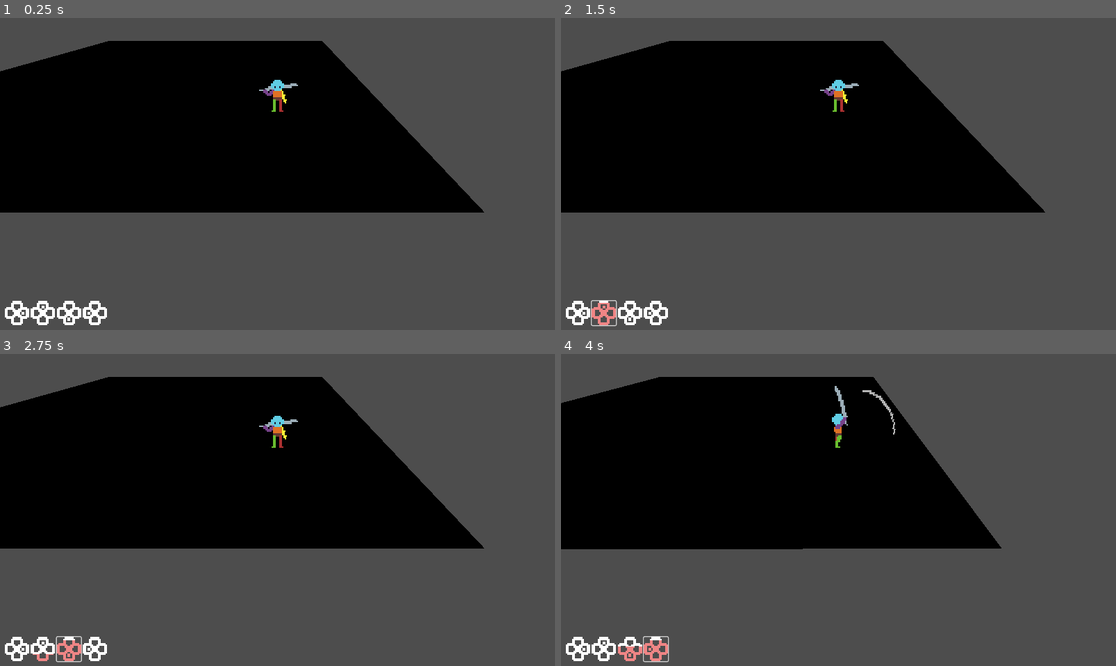
Above: before the commit, frames 1-4 (two rows, left to right).
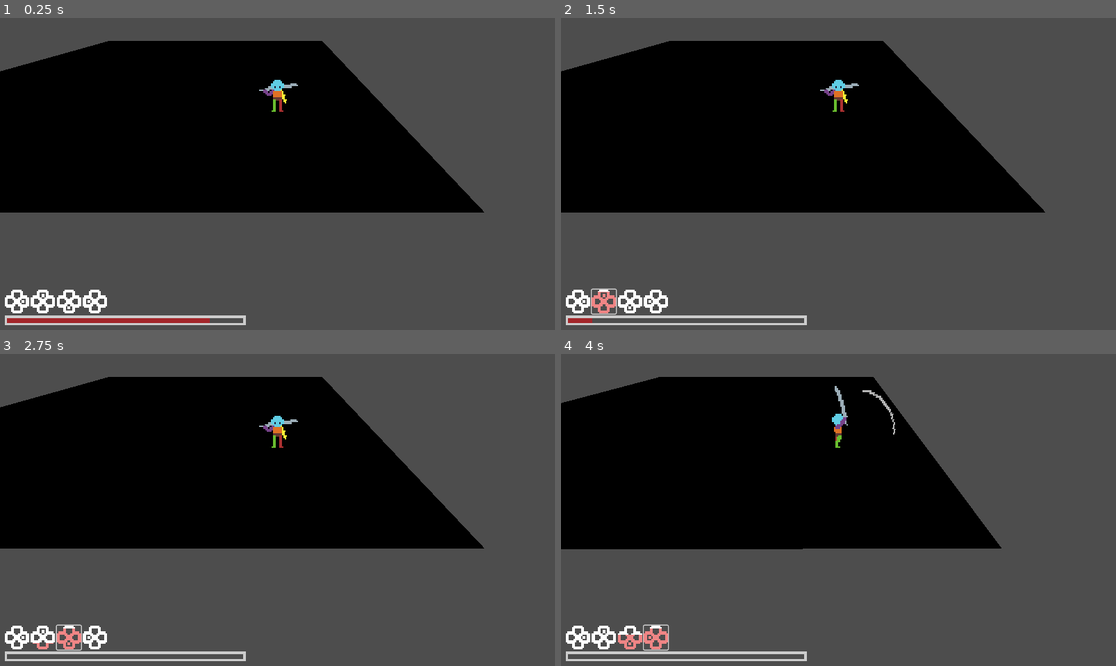
Above: after the commit, the same moments.

Repository: torbenvanassche/necro_ascension
Game: Godot game, scene res://scenes/test.tscn
Two runs of this game, one before a commit and one after it. Both use one fixed random seed, a clock stepped at 60 frames per second and the inputs below.
Inputs (mouse positions are in pixels of both pictures, inside the frame that each line leads up to; where the layout moved, square brackets give the same spot in the first picture):
- Up to frame 1 (0.25 s): no input
- Up to frame 2 (1.5 s): click (577, 301) [577, 314] at 0.5 s; click (605, 301) [605, 314] at 1.25 s
- Up to frame 3 (2.75 s): click (66, 637) [66, 650] at 2 s
- Up to frame 4 (4 s): click (655, 637) [655, 650] at 2.75 s; tap Enter at 3.5 s; move the mouse to (960, 494) at 3.52 s; hold D (right) from 3.53 s (still down); click (960, 494) at 3.6 s

The runs differ from the first frame. In frame 1, 2.0% of the frame differs, in the area x 0-45%, y 87-99%; in frame 2, 1.6%; in frame 3, 1.6%; in frame 4, 1.6%.

Commit message:
added healthbar

Diff:
--- /dev/null
+++ b/scenes/fill_bar.tscn
@@ -0,0 +1,26 @@
+[gd_scene load_steps=4 format=3 uid="uid://1fur5hvgokap"]
+
+[ext_resource type="Script" path="res://scripts/fill_bar.gd" id="1_vhlq1"]
+
+[sub_resource type="StyleBoxFlat" id="StyleBoxFlat_jlxgy"]
+bg_color = Color(0.6, 0.6, 0.6, 0)
+border_width_left = 5
+border_width_top = 5
+border_width_right = 5
+border_width_bottom = 5
+corner_detail = 2
+
+[sub_resource type="StyleBoxFlat" id="StyleBoxFlat_uo8e1"]
+bg_color = Color(0.639216, 0.14902, 0.164706, 1)
+border_width_left = 5
+border_width_top = 5
+border_width_bottom = 5
+
+[node name="ProgressBar" type="ProgressBar"]
+custom_minimum_size = Vector2(500, 20)
+theme_override_styles/background = SubResource("StyleBoxFlat_jlxgy")
+theme_override_styles/fill = SubResource("StyleBoxFlat_uo8e1")
+step = 1.0
+value = 99.0
+show_percentage = false
+script = ExtResource("1_vhlq1")
--- a/scenes/test.tscn
+++ b/scenes/test.tscn
@@ -9,6 +9,7 @@
 [ext_resource type="Resource" uid="uid://50t1h1fsnuwj" path="res://resources/ability_1.tres" id="6_f27us"]
 [ext_resource type="Resource" uid="uid://wyhqsvxtfrpk" path="res://resources/ability_2.tres" id="7_mvnkc"]
 [ext_resource type="Resource" uid="uid://vr4lsqfomkkn" path="res://resources/ability_3.tres" id="8_qvldv"]
+[ext_resource type="PackedScene" uid="uid://1fur5hvgokap" path="res://scenes/fill_bar.tscn" id="10_q2euc"]
 
 [sub_resource type="BoxMesh" id="BoxMesh_uyi4d"]
 
@@ -69,34 +70,41 @@
 [node name="CanvasLayer" type="CanvasLayer" parent="."]
 
 [node name="MarginContainer" type="MarginContainer" parent="CanvasLayer"]
-anchors_preset = 2
-anchor_top = 1.0
-anchor_bottom = 1.0
-offset_top = -50.0
-offset_right = 212.0
+offset_top = 578.0
+offset_right = 500.0
+offset_bottom = 648.0
 grow_vertical = 0
 theme_override_constants/margin_left = 10
+theme_override_constants/margin_top = 10
+theme_override_constants/margin_right = 10
 theme_override_constants/margin_bottom = 10
 
-[node name="HBoxContainer" type="HBoxContainer" parent="CanvasLayer/MarginContainer"]
+[node name="VBoxContainer" type="VBoxContainer" parent="CanvasLayer/MarginContainer"]
+layout_mode = 2
+alignment = 2
+
+[node name="HBoxContainer" type="HBoxContainer" parent="CanvasLayer/MarginContainer/VBoxContainer"]
 layout_mode = 2
 
-[node name="ability_1" parent="CanvasLayer/MarginContainer/HBoxContainer" instance=ExtResource("5_rrglt")]
+[node name="ability_1" parent="CanvasLayer/MarginContainer/VBoxContainer/HBoxContainer" instance=ExtResource("5_rrglt")]
 layout_mode = 2
 ability_data = ExtResource("6_f27us")
 keybind_action = "ability_1"
 
-[node name="ability_2" parent="CanvasLayer/MarginContainer/HBoxContainer" instance=ExtResource("5_rrglt")]
+[node name="ability_2" parent="CanvasLayer/MarginContainer/VBoxContainer/HBoxContainer" instance=ExtResource("5_rrglt")]
 layout_mode = 2
 ability_data = ExtResource("7_mvnkc")
 keybind_action = "ability_2"
 
-[node name="ability_3" parent="CanvasLayer/MarginContainer/HBoxContainer" instance=ExtResource("5_rrglt")]
+[node name="ability_3" parent="CanvasLayer/MarginContainer/VBoxContainer/HBoxContainer" instance=ExtResource("5_rrglt")]
 layout_mode = 2
 ability_data = ExtResource("8_qvldv")
 keybind_action = "ability_3"
 
-[node name="ability_4" parent="CanvasLayer/MarginContainer/HBoxContainer" instance=ExtResource("5_rrglt")]
+[node name="ability_4" parent="CanvasLayer/MarginContainer/VBoxContainer/HBoxContainer" instance=ExtResource("5_rrglt")]
 layout_mode = 2
 ability_data = ExtResource("6_3tnfq")
 keybind_action = "ability_4"
+
+[node name="ProgressBar" parent="CanvasLayer/MarginContainer/VBoxContainer" instance=ExtResource("10_q2euc")]
+layout_mode = 2
--- /dev/null
+++ b/scripts/fill_bar.gd
@@ -0,0 +1,32 @@
+class_name FillBar
+extends ProgressBar
+
+@export var max_fill: float = 100;
+@export var current_fill: float = 100;
+
+signal is_depleted()
+
+func _process(delta: float) -> void:
+	decrease_health(1)
+
+func set_data(curr_health: float = max_fill):
+	current_fill = curr_health
+
+	if has_theme_stylebox("background"):
+		var value_padding_left = get_theme_stylebox("background").get("border_width_left") * 2;
+		var value_padding_right = get_theme_stylebox("background").get("border_width_right") * 2;
+		max_value = max_fill + value_padding_left + value_padding_right;
+
+	mouse_filter = Control.MOUSE_FILTER_IGNORE;
+	value = current_fill;
+	visible = true;
+
+func decrease_health(amount: float):
+	current_fill -= amount;
+	value = current_fill;
+
+	if current_fill <= 0:
+		is_depleted.emit()
+
+func is_empty():
+	return current_fill > 0;
Not shown: 1 places in scenes/test.tscn that only renumber resources
